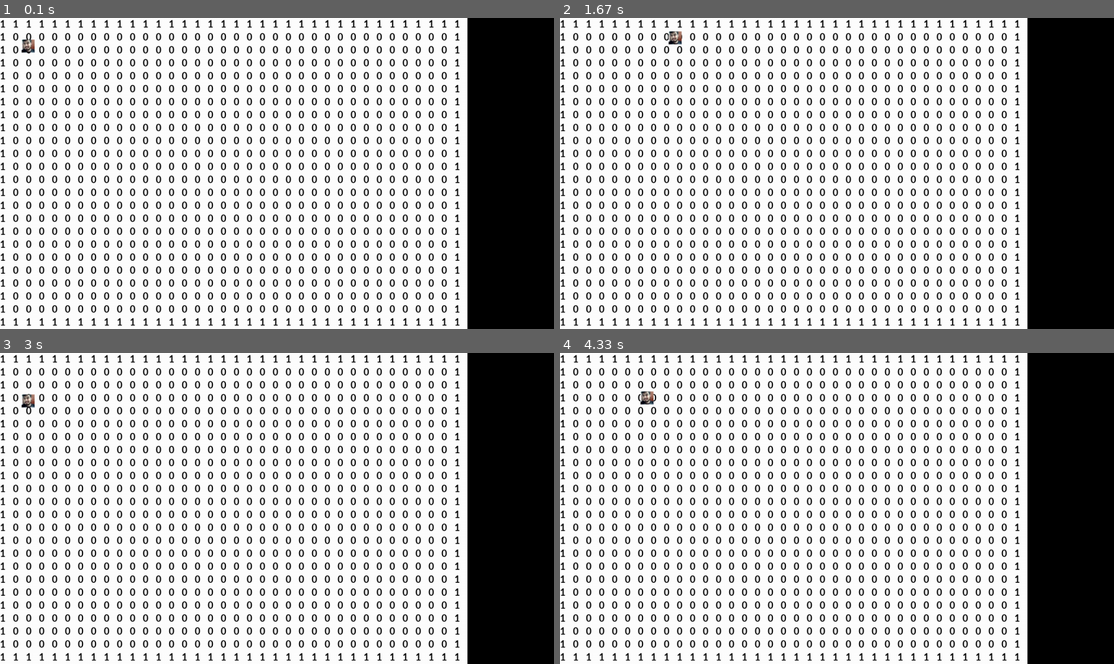
Above: before the commit, frames 1-4 (two rows, left to right).
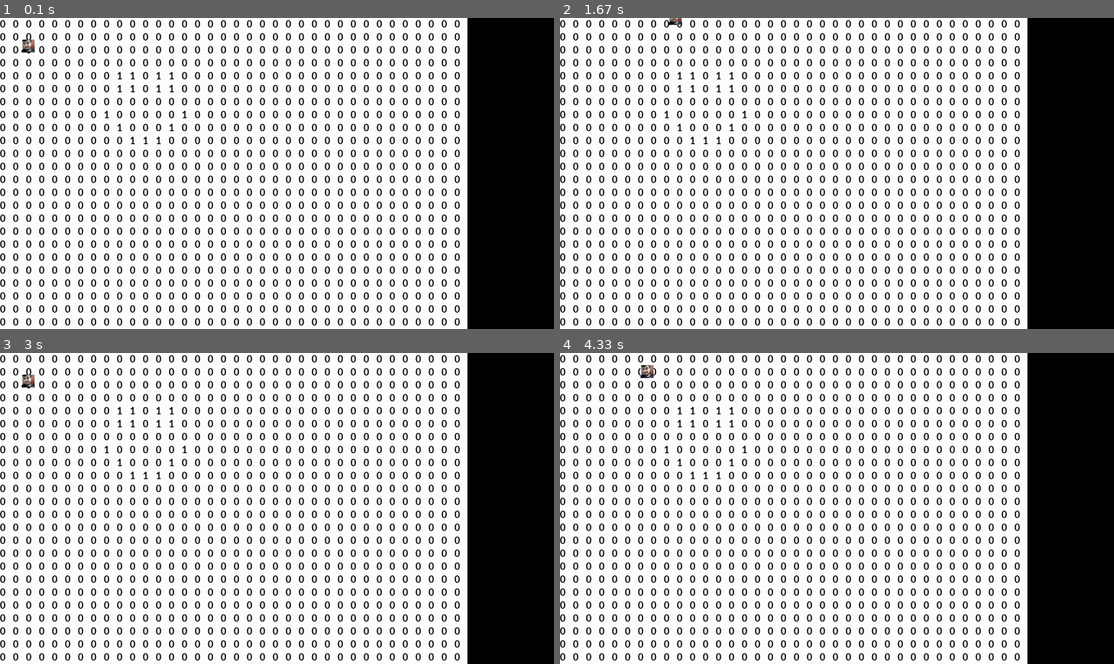
Above: after the commit, the same moments.

Repository: brianfu/TeamCSSS
Game: pygame game, started from main.py
Same seed, same stepped clock (60 frames per second), same inputs: the game is played once before the commit and once after it.
Inputs:
- Up to frame 1 (0.1 s): no input
- Up to frame 2 (1.67 s): hold D 0.33-0.8 s; hold W 0.83-1.13 s; hold D 1.17-1.63 s
- Up to frame 3 (3 s): hold A 1.67-2.2 s; hold S 2.23-2.53 s; hold A 2.57-2.97 s
- Up to frame 4 (4.33 s): hold W 3-3.37 s; hold D 3.4-4.03 s; hold S from 4.07 s (still down)

The runs differ from the first frame. In frame 1, 2.5% of the frame differs, in the area x 0-83%, y 0-100%; in frame 2, 2.7%; in frame 3, 2.7%; in frame 4, 2.7%.

Commit message:
Basic Level Object and Loading

Diff:
--- a/Core/Grid.py
+++ b/Core/Grid.py
@@ -73,7 +73,7 @@
 def draw_square(x, y, state_counter, color):
     #do in mainloop: if position is same as current position, change colors
     pygame.draw.rect(screen, color, [x*30,y*30, 30, 30], 0) #col by row mat.
-    text = font.render(str(state_counter), True, BLACK)
+    text = font25.render(str(state_counter), True, BLACK)
     return text
     #bilt in mainloop "screen.blit(text, [position[0]*30, position[1]*30])"
 
--- /dev/null
+++ b/Core/Level.py
@@ -0,0 +1,28 @@
+import pygame
+import pickle
+class Level():
+
+    def __init__(self):
+        self.rooms = [] # [xval room, yval room, xval roomtile, yval roomtile]
+        self.room_grid_position = [0,0] # x value, y value
+        self.entities = [] # list of entities: enemies, objects, weapons, puddings, manifestos, etc.
+
+    def load_level(self, level_num):
+        for m in range(3 - 1):
+            self.rooms.append([])
+            for n in range(3 - 1):
+                roomName = 'Core/' + str(level_num) + "-" + str(m) + "_" + str(n)
+                self.rooms[m].append(pickle.load(open(roomName,"rb")))
+
+    def get_current_room(self):
+        return self.rooms[self.room_grid_position[0]][self.room_grid_position[1]]
+
+    def enter_door(current_tile):
+        if current_tile[0] == 0 and room_grid_position[0] != 0:
+            self.room_grid_position[0] += -1
+        if current_tile[0] == 35 and room_grid_position[0] != 2:
+            self.room_grid_position[0] += 1
+        if current_tile[1] == 0 and room_grid_position[1] != 0:
+            self.room_grid_position[1] += -1
+        if current_tile[1] == 23 and room_grid_position[1] != 2:
+            self.room_grid_position[1] += 1
--- a/main.py
+++ b/main.py
@@ -6,6 +6,7 @@
 from Core.detect_collision import detect_collision
 import Core.Command
 import Char.Character
+import Core.Level
 
 
 if not pygame.font: print('Warning, fonts disabled')
@@ -37,8 +38,6 @@
 #Define
 keys_pressed = []
 
-objects = []
-
 Char = Char.Character.Character();
 aRect = pygame.Rect(100,100,100,100)
 group = pygame.sprite.Group(Char)
@@ -46,18 +45,14 @@
 Command = Core.Command.Command();
 tick = 0;
 
-current_room = []
-'''
-In a room, currently the values for stuff are:
-0 - empty air, no interaction
-1 - wall, Char cannot move there
-'''
-
-room_grid_position = [0,0]
+current_level = Core.Level.Level()
+current_level.load_level(1)
+current_room = current_level.get_current_room()
 
 #make 36 x 24 matrix
 #temporary, will eventually pickle
 #for now, walls around outside
+'''
 for m in range (36):
     current_room.append([])
     for n in range (24):
@@ -65,6 +60,7 @@
             current_room[m].append(1)
         else:
             current_room[m].append(0)
+'''
 
 #30x30 px, 36 x 24 grid
 #Function for square draw
Not shown, added: Core/1-0_0
Not shown, added: Core/1-0_1
Not shown, added: Core/1-0_2
Not shown, added: Core/1-1_0
Not shown, added: Core/1-1_1
Not shown, added: Core/1-1_2
Not shown, added: Core/1-2_0
Not shown, added: Core/1-2_1
Not shown, added: Core/1-2_2
Not shown, added: Core/Level.pyc
Not shown, added: Core/output.room
